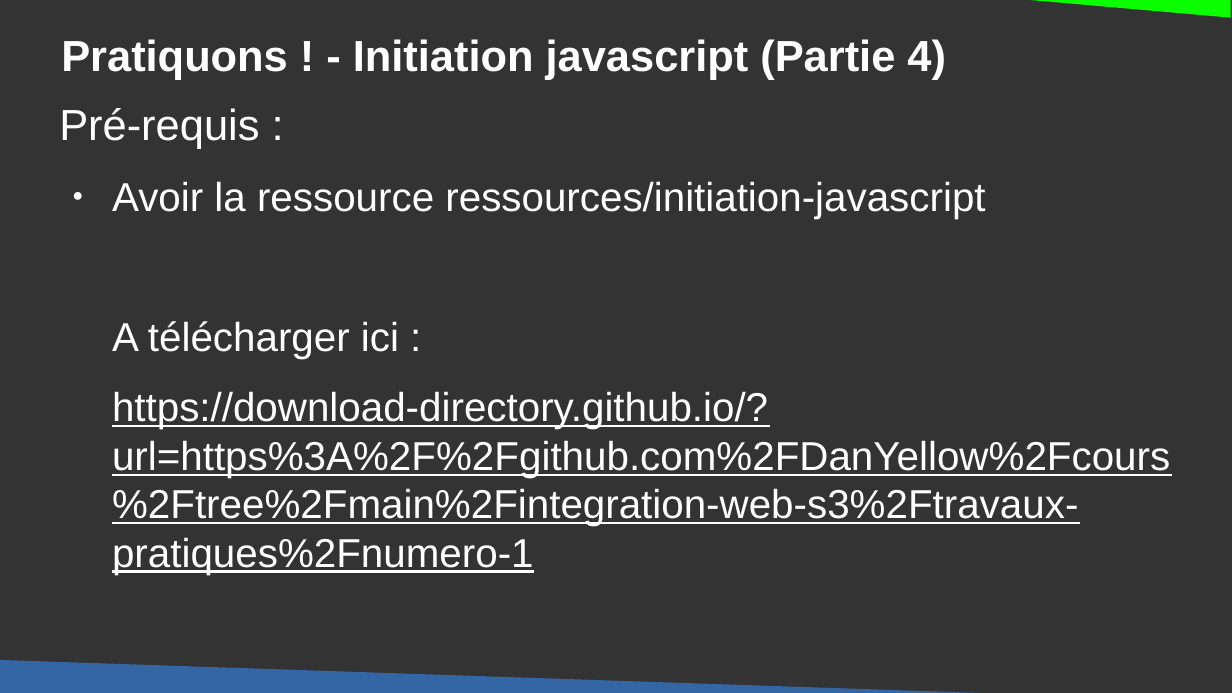
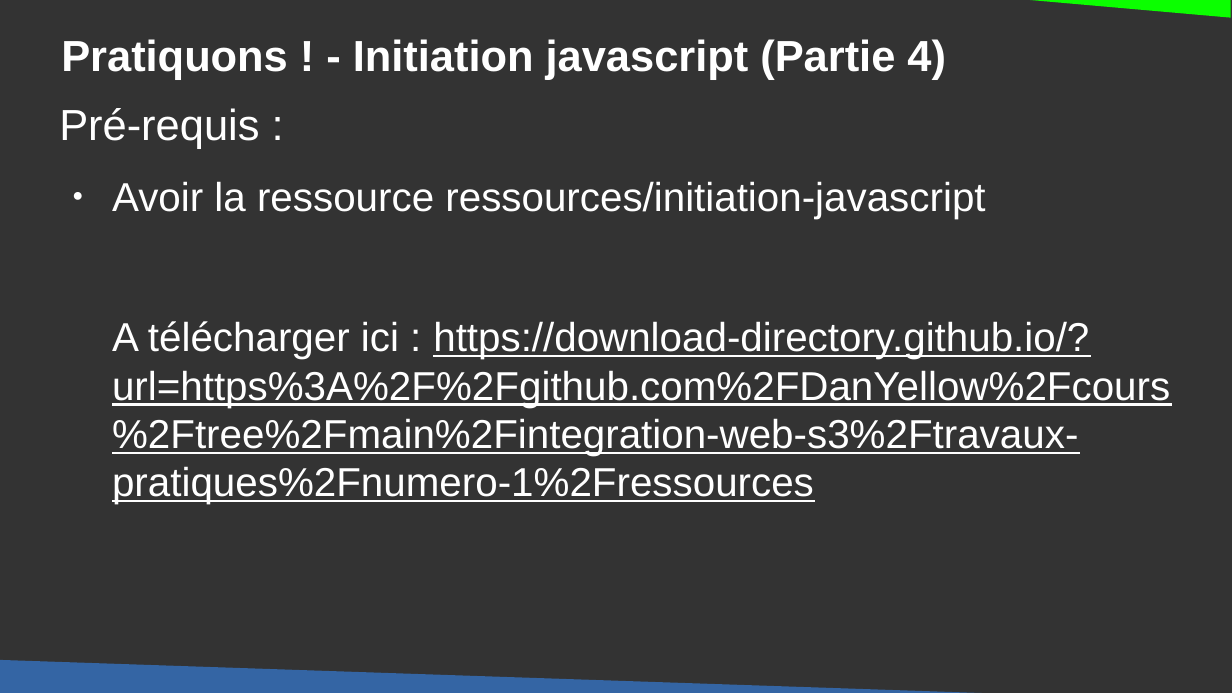
Before and after one commit to DanYellow/cours, a slide deck: slide 66 of integration-web-s3/travaux-pratiques/numero-1/presentation.odp. Drawn at 1232x693 pixels with LibreOffice and Linux fonts; fonts in the diff are those of the drawing. Boxes give left, top, right and bottom in pixels: in the first picture for what was removed or moved away, otherwise in the second. Text is boxed around its words. In the diff, an @@ line names an element or a change of style, - is before the commit and + after.

```diff
--- a/integration-web-s3/travaux-pratiques/numero-1/presentation.odp
+++ b/integration-web-s3/travaux-pratiques/numero-1/presentation.odp
@@ text at [112,321,1170,504]: text changed @@
-A télécharger ici :
-https://download-directory.github.io/?url=https%3A%2F%2Fgithub.com%2FDanYellow%2Fcours%2Ftree%2Fmain%2Fintegration-web-s3%2Ftravaux-pratiques%2Fnumero-1
+A télécharger ici : https://download-directory.github.io/?url=https%3A%2F%2Fgithub.com%2FDanYellow%2Fcours%2Ftree%2Fmain%2Fintegration-web-s3%2Ftravaux-pratiques%2Fnumero-1%2Fressources
```
Also in this commit, not shown: 3 other slides changed, 1 other file.
